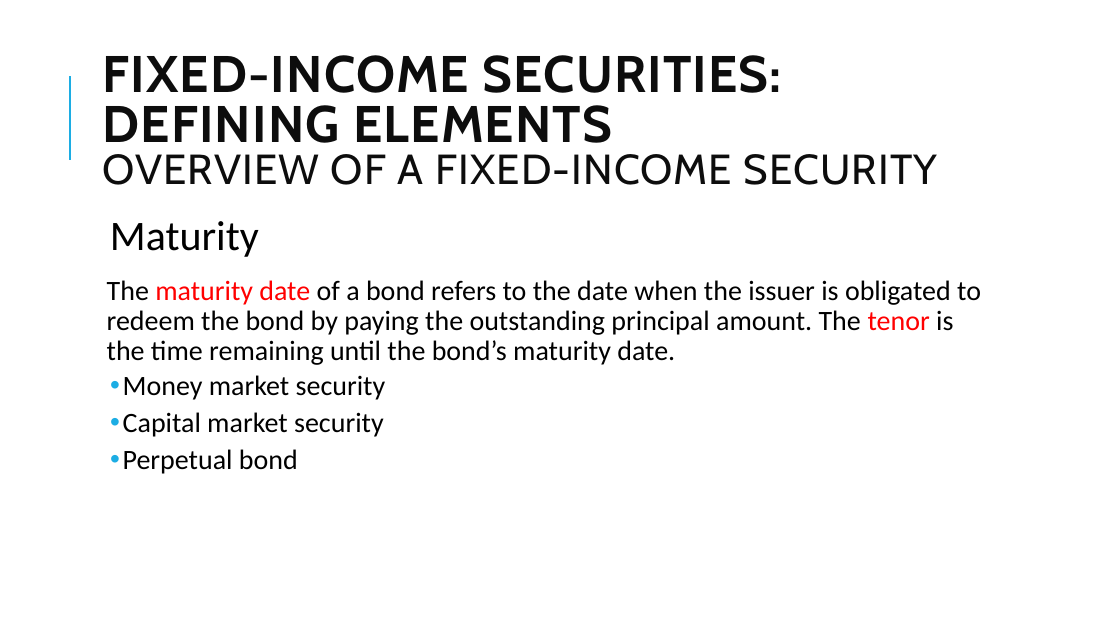
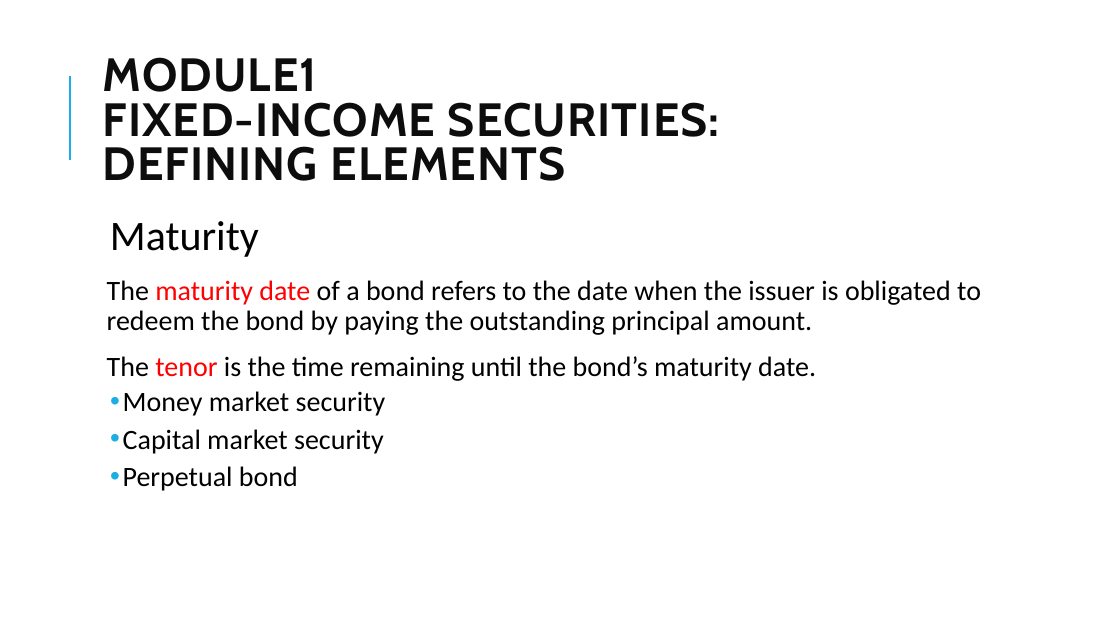
Before and after one commit to Isco0530/data, a slide deck: slide 5 of Fixed Income.pptx (slide 4 before the commit). Drawn at 1120x630 pixels with LibreOffice and Linux fonts; fonts in the diff are those of the drawing. Boxes give left, top, right and bottom in pixels: in the first picture for what was removed or moved away, otherwise in the second. Text is boxed around its words. In the diff, an @@ line names an element or a change of style, - is before the commit and + after.

```diff
--- a/Fixed Income.pptx
+++ b/Fixed Income.pptx
@@ title at [102, 57, 720, 181]: text changed; size 44.1 to 40 pt @@
-FIXED-INCOME SECURITIES:
-DEFINING ELEMENTS
-OVERVIEW OF A FIXED-INCOME SECURITY
+MODULE1
+FIXED-INCOME SECURITIES:
+DEFINING ELEMENTS
@@ text at [107, 280, 981, 381]: text changed @@
-  The maturity date of a bond refers to the date when the issuer is obligated to redeem the bond by paying the outstanding principal amount. The tenor is the time remaining until the bond’s maturity date.
+  The maturity date of a bond refers to the date when the issuer is obligated to redeem the bond by paying the outstanding principal amount.
+  The tenor is the time remaining until the bond’s maturity date.
```
Also in this commit, not shown: 6 other slides changed, 1 slide added, 1 other file.
